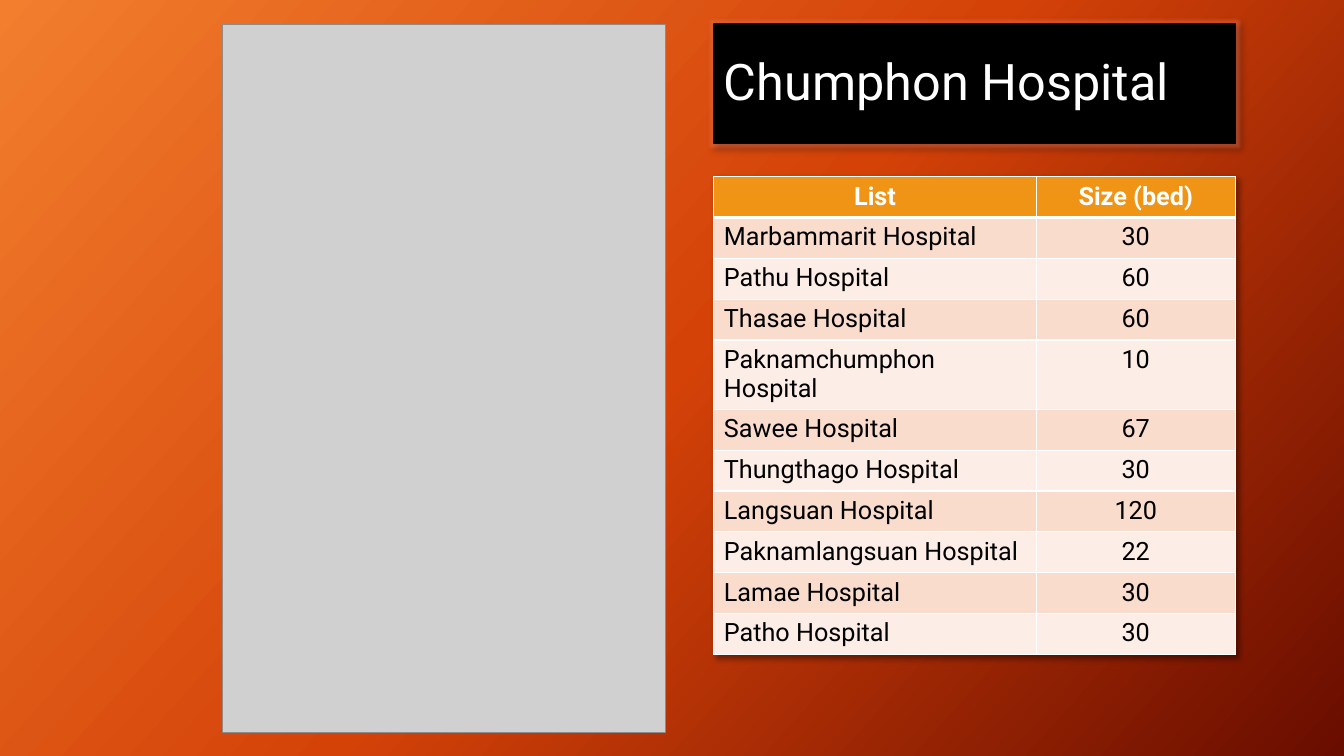
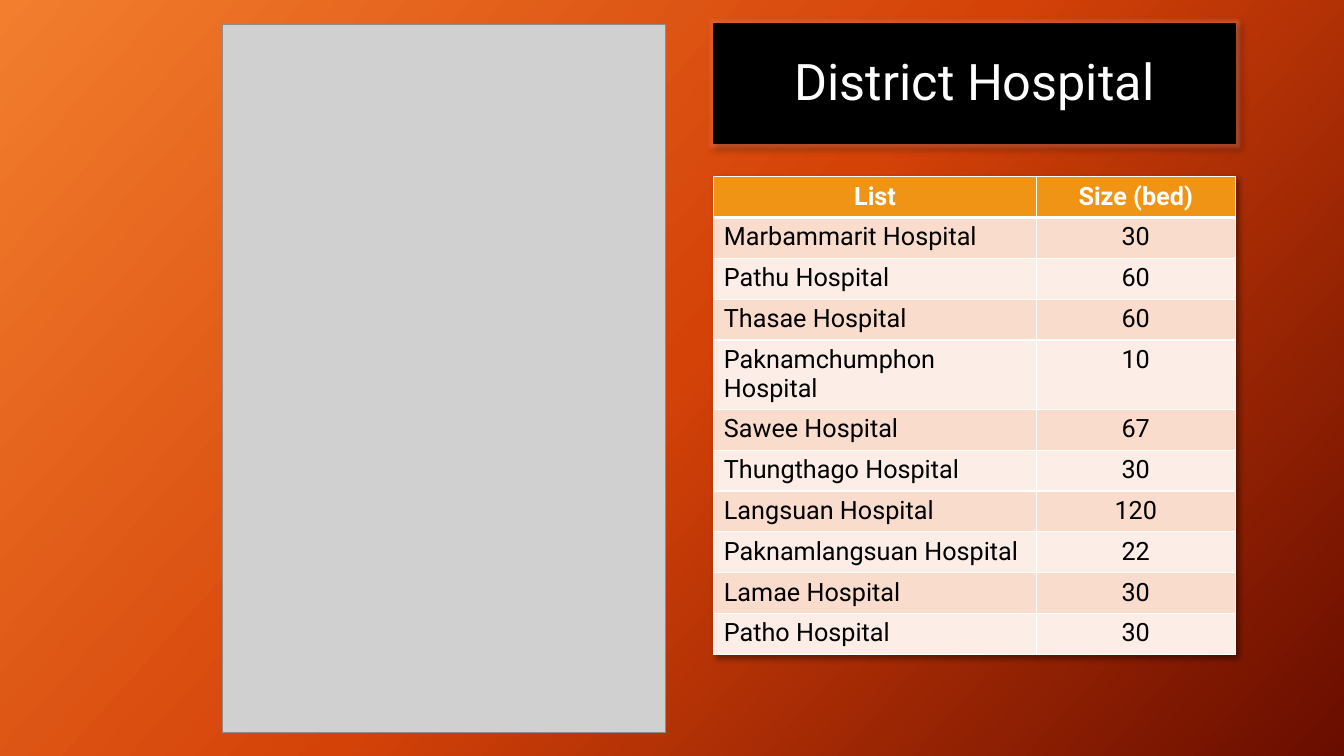
Before and after one commit to joblackpoc/Jobs_SSJ, a slide deck: slide 3 of gishealth_Eng.pptx. Drawn at 1344x756 pixels with LibreOffice and Linux fonts; fonts in the diff are those of the drawing; grey boxes stand for pictures. Boxes give left, top, right and bottom in pixels: in the first picture for what was removed or moved away, otherwise in the second. Text is boxed around its words. In the diff, an @@ line names an element or a change of style, - is before the commit and + after.

```diff
--- a/gishealth_Eng.pptx
+++ b/gishealth_Eng.pptx
@@ title at (795,62,1154,111): text changed @@
-Chumphon Hospital
+District Hospital
```
Also in this commit, not shown: 3 other slides changed, 1 other file.
